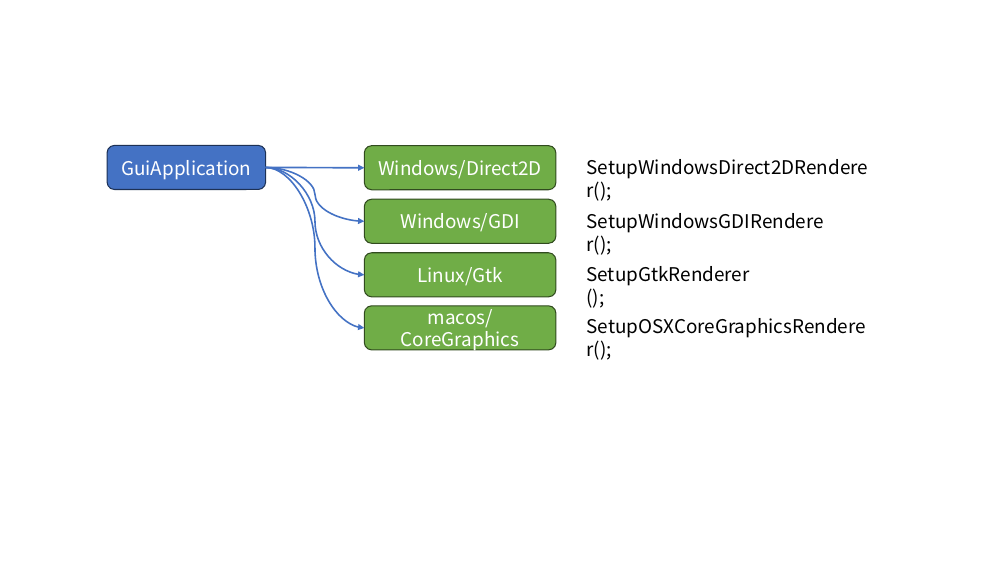
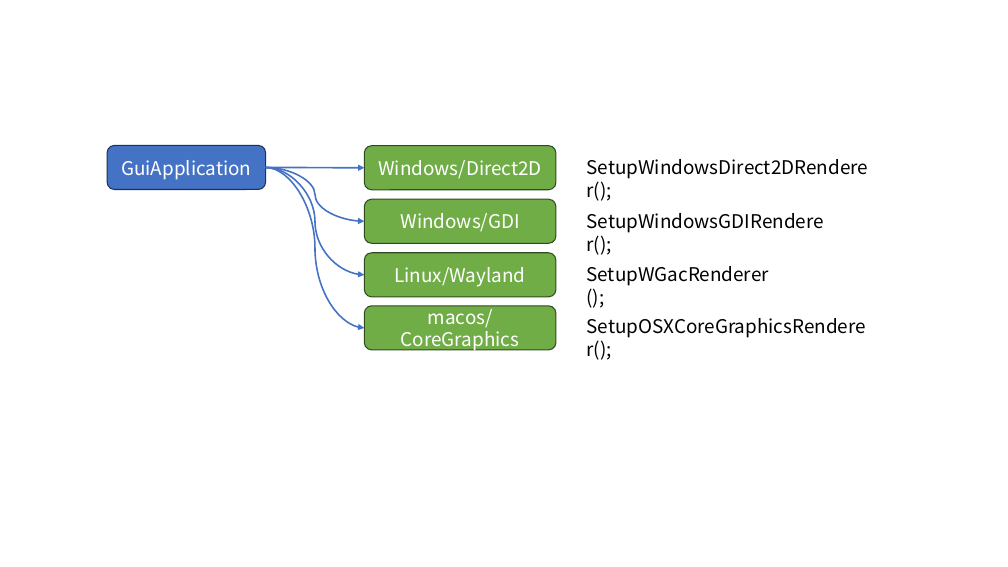
Before and after one commit to vczh-libraries/WebsiteSource, a slide deck: slide 6 of packages/Dependencies.pptx. Drawn at 1008x567 pixels with LibreOffice and Linux fonts; fonts in the diff are those of the drawing. Boxes give left, top, right and bottom in pixels: in the first picture for what was removed or moved away, otherwise in the second. Text is boxed around its words. In the diff, an @@ line names an element or a change of style, - is before the commit and + after.

```diff
--- a/packages/Dependencies.pptx
+++ b/packages/Dependencies.pptx
@@ text in rounded rectangle at (394,267,525,287): text changed @@
-Linux/Gtk
+Linux/Wayland
@@ text at (586,266,768,286): text changed @@
-SetupGtkRenderer();
+SetupWGacRenderer();
```
Also in this commit, not shown: 4 other slides changed, 9 other files.
